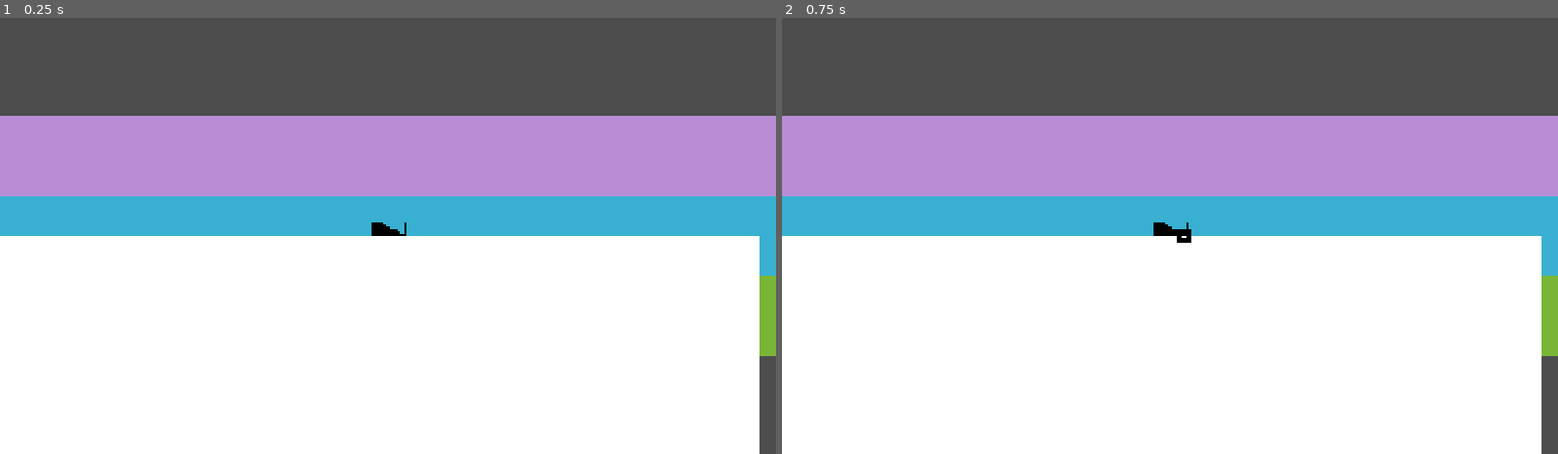
Above: before the commit, frames 1-2 (left to right).
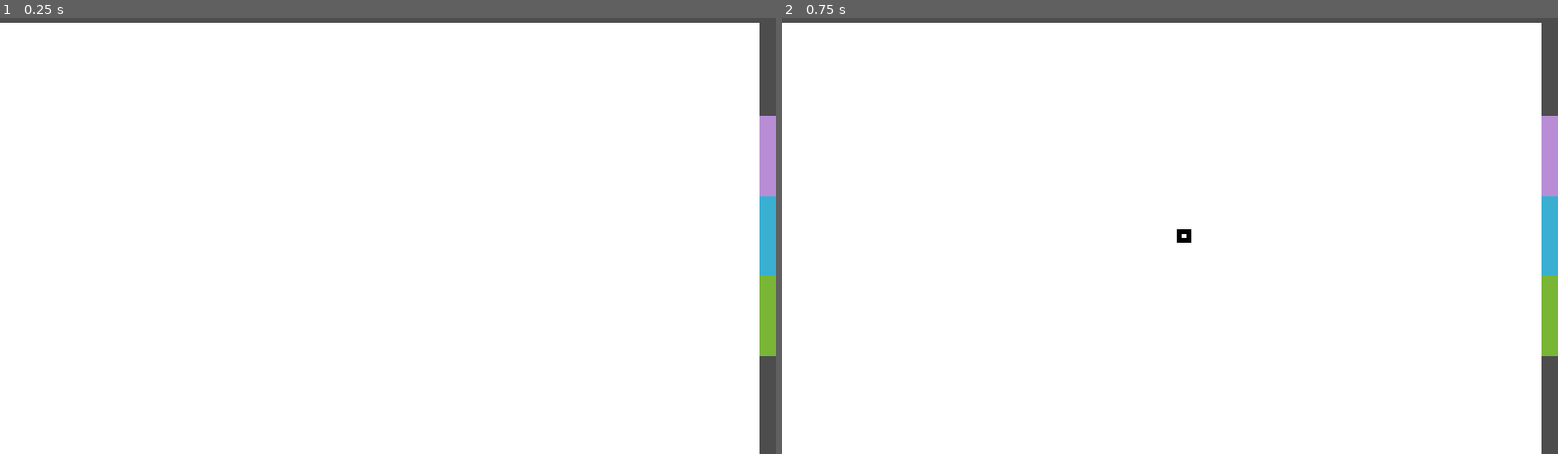
Above: after the commit, the same moments.

Repository: chorwat2137/haven-2026
Game: Godot game, scene res://scenes/main.tscn
Same seed, same stepped clock (60 frames per second), same inputs: the game is played once before the commit and once after it. This scene is started directly instead of the project's main scene.
Inputs:
- Up to frame 1 (0.25 s): no input
- Up to frame 2 (0.75 s): tap Enter (ui_accept) at 0.5 s; hold Right (ui_right) from 0.53 s (still down); tap Space (shoot) at 0.6 s

The runs differ from the first frame. In frame 1, 48% of the frame differs, in the area x 0-98%, y 1-50%; in frame 2, 48%.

Commit message:
Automatic sync

Diff:
--- a/scenes/main.tscn
+++ b/scenes/main.tscn
@@ -7,6 +7,11 @@
 
 [node name="Node" type="Node" unique_id=839730489]
 script = ExtResource("1_0wfyh")
+
+[node name="AudioStreamPlayer" type="AudioStreamPlayer" parent="." unique_id=1628355729]
+stream = ExtResource("4_jyhfs")
+autoplay = true
+bus = &"Music"
 
 [node name="Linia" type="ColorRect" parent="." unique_id=1232044274]
 offset_left = -780.0
@@ -38,10 +43,9 @@
 [node name="Player" parent="." unique_id=2121710803 instance=ExtResource("1_o5qli")]
 
 [node name="Spectrum" parent="Player" unique_id=137574055 instance=ExtResource("3_sugp2")]
+offset_left = -942.0
+offset_top = -529.0
+offset_right = -902.0
+offset_bottom = -489.0
 
 [node name="Camera2D2" type="Camera2D" parent="Player" unique_id=2011008339]
-
-[node name="AudioStreamPlayer" type="AudioStreamPlayer" parent="." unique_id=1628355729]
-stream = ExtResource("4_jyhfs")
-autoplay = true
-bus = &"Music"
--- a/scenes/spectrum.tscn
+++ b/scenes/spectrum.tscn
@@ -3,6 +3,6 @@
 [ext_resource type="Script" uid="uid://b216yxp764dc4" path="res://scripts/spectrum.gd" id="1_pwr6l"]
 
 [node name="ColorRect" type="ColorRect" unique_id=969315619]
-offset_right = 40.0
-offset_bottom = 40.0
+offset_right = 1920.0
+offset_bottom = 1080.0
 script = ExtResource("1_pwr6l")
